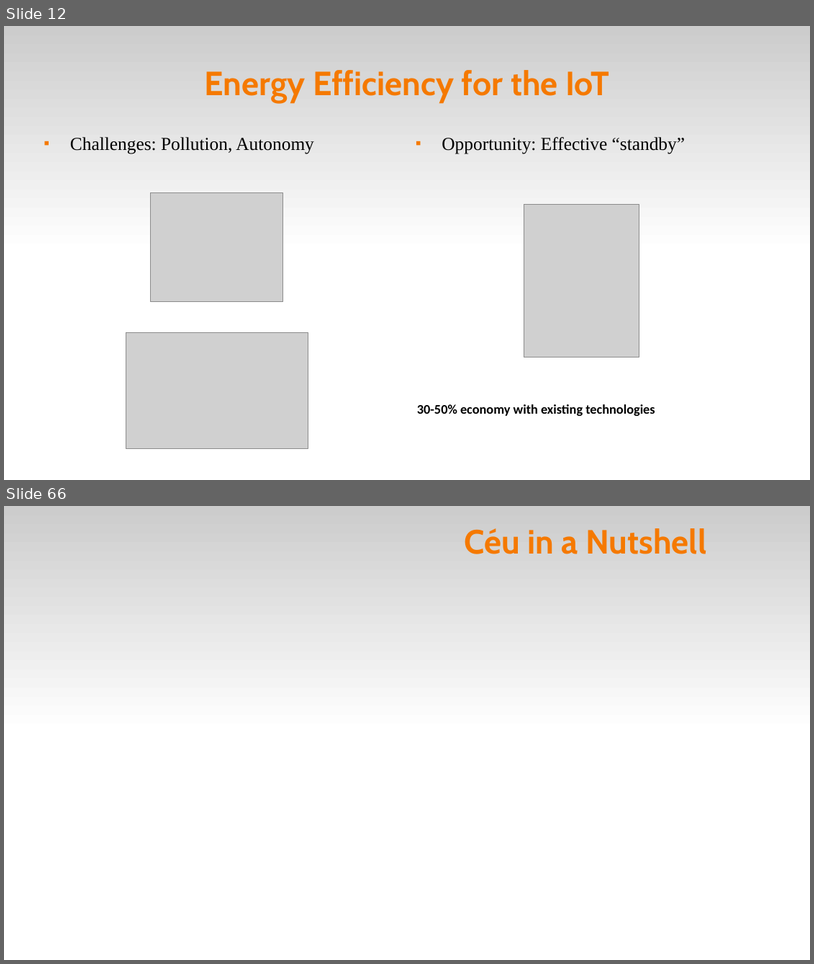
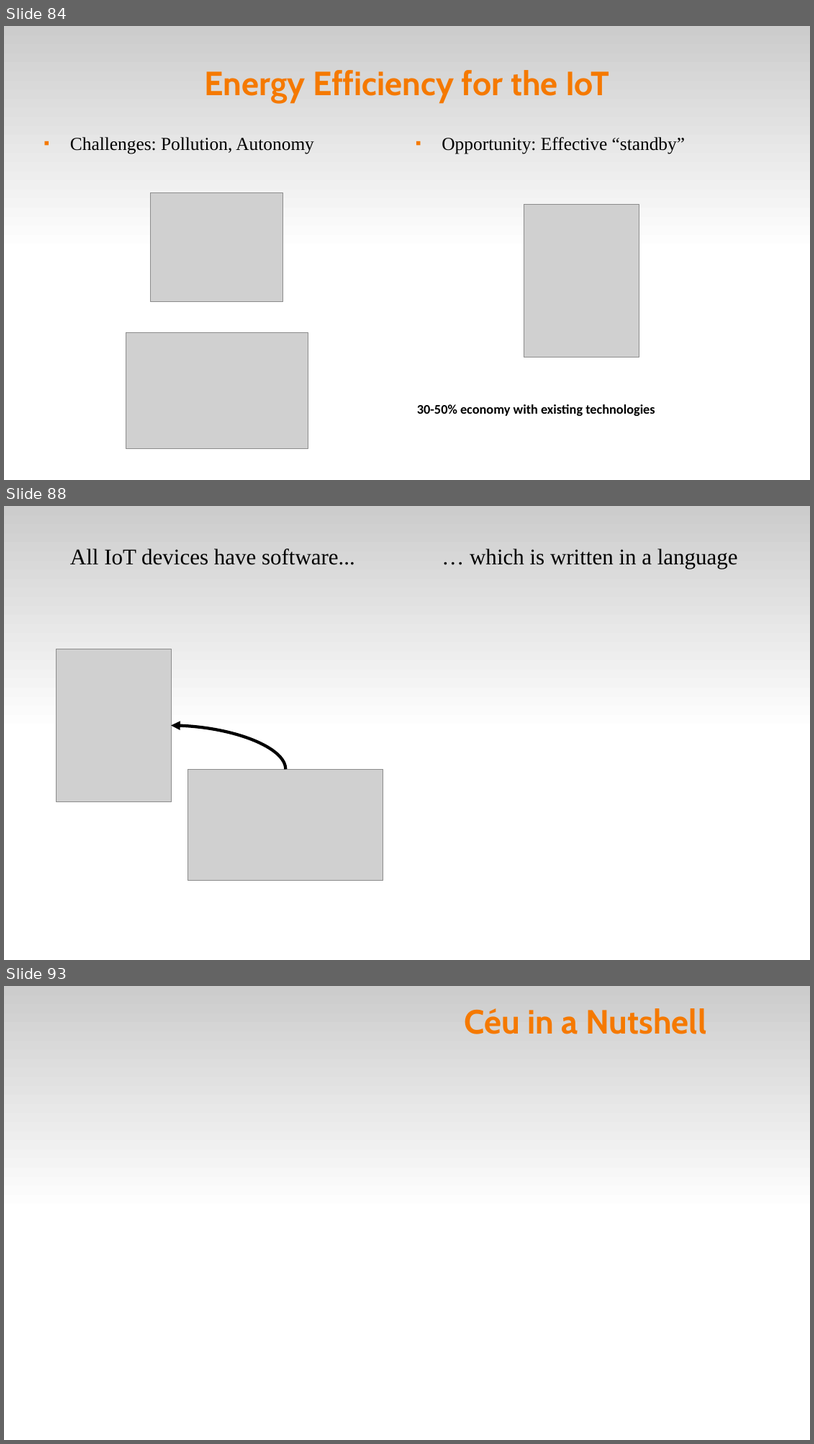
Before and after one commit to fsantanna-uerj/serrapilheira, a slide deck: LCTES/ceu-lctes-wip-expanded.odp. Shown one above the other, each under a label of ours: slides 12 and 66 before the commit, slides 84, 88 and 93 after it; the slides between them are not shown. The pictures are 814x964 and 814x1444 pixels, drawn with LibreOffice and Linux fonts; fonts in the diff are those of the drawing; grey boxes stand for pictures. Boxes give left, top, right and bottom in pixels: in the first picture for what was removed or moved away, otherwise in the second. Text is boxed around its words. In the diff, an @@ line names an element or a change of style, - is before the commit and + after.

```diff
--- a/LCTES/ceu-lctes-wip-expanded.odp
+++ b/LCTES/ceu-lctes-wip-expanded.odp
@@ slide 88 added at box(4, 506, 810, 960), background #FFFFFF; not listed: 1 template element that a slide beside it also shows @@
@@ text added at box(70, 548, 355, 565), 22 pt, text #000000 @@
+All IoT devices have software...
@@ text added at box(470, 548, 738, 569), 22 pt, text #000000 @@
+… which is written in a language
@@ picture added at box(56, 649, 171, 802) @@
@@ curved arrow added from (286, 770) to (171, 726), #000000 3 pt @@
@@ picture added at box(188, 770, 383, 880) @@
@@ what was slide 12 is now slide 84 @@
@@ what was slide 66 is now slide 93 @@
```
Also in this commit, not shown: 15 slides changed, 6 other slides added, 10 slides removed, 2 other files.
